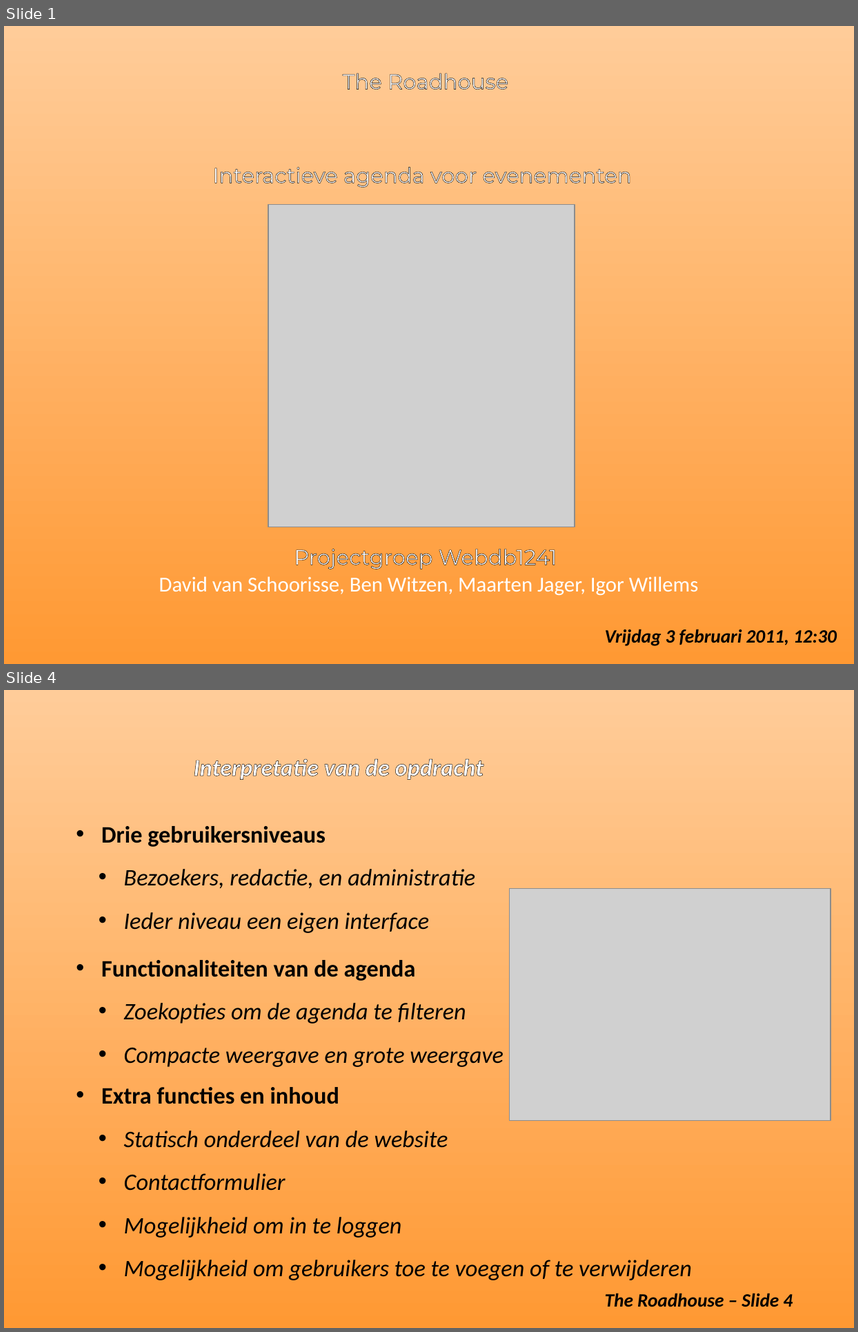
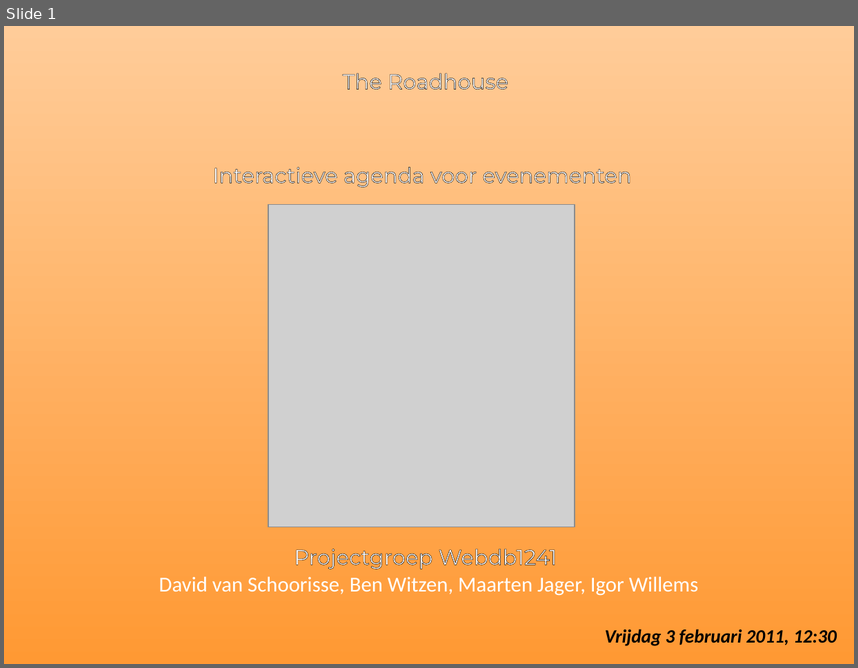
Before and after one commit to MaartenJager/Public_Agenda, a slide deck: Presentation2.ppt. Shown one above the other, each under a label of ours: slides 1 and 4 before the commit, slide 1 after it; the slides between them are not shown. The pictures are 858x1332 and 858x668 pixels, drawn with LibreOffice and Linux fonts; fonts in the diff are those of the drawing; grey boxes stand for pictures. Boxes give left, top, right and bottom in pixels: in the first picture for what was removed or moved away, otherwise in the second. Text is boxed around its words. In the diff, an @@ line names an element or a change of style, - is before the commit and + after.

```diff
--- a/Presentation2.ppt
+++ b/Presentation2.ppt
@@ slide 4 removed at [4,690,854,1328], background gradient #FFCC99 to #FF9933 @@
@@ text removed at [194,759,484,780] @@
-Interpretatie van de opdracht
@@ text removed at [101,826,475,933] @@
-• Drie gebruikersniveaus
-  • Bezoekers, redactie, en administratie
-  • Ieder niveau een eigen interface
@@ picture removed at [509,888,831,1120] @@
@@ text removed at [101,960,504,1067] @@
-• Functionaliteiten van de agenda
-  • Zoekopties om de agenda te filteren
-  • Compacte weergave en grote weergave
@@ text removed at [101,1087,692,1280] @@
-• Extra functies en inhoud
-  • Statisch onderdeel van de website
-  • Contactformulier
-  • Mogelijkheid om in te loggen
-  • Mogelijkheid om gebruikers toe te voegen of te verwijderen
@@ text removed at [605,1292,793,1307] @@
-The Roadhouse – Slide 4
```
Also in this commit, not shown: 2 slides changed, 7 slides added, 4 other slides removed.
